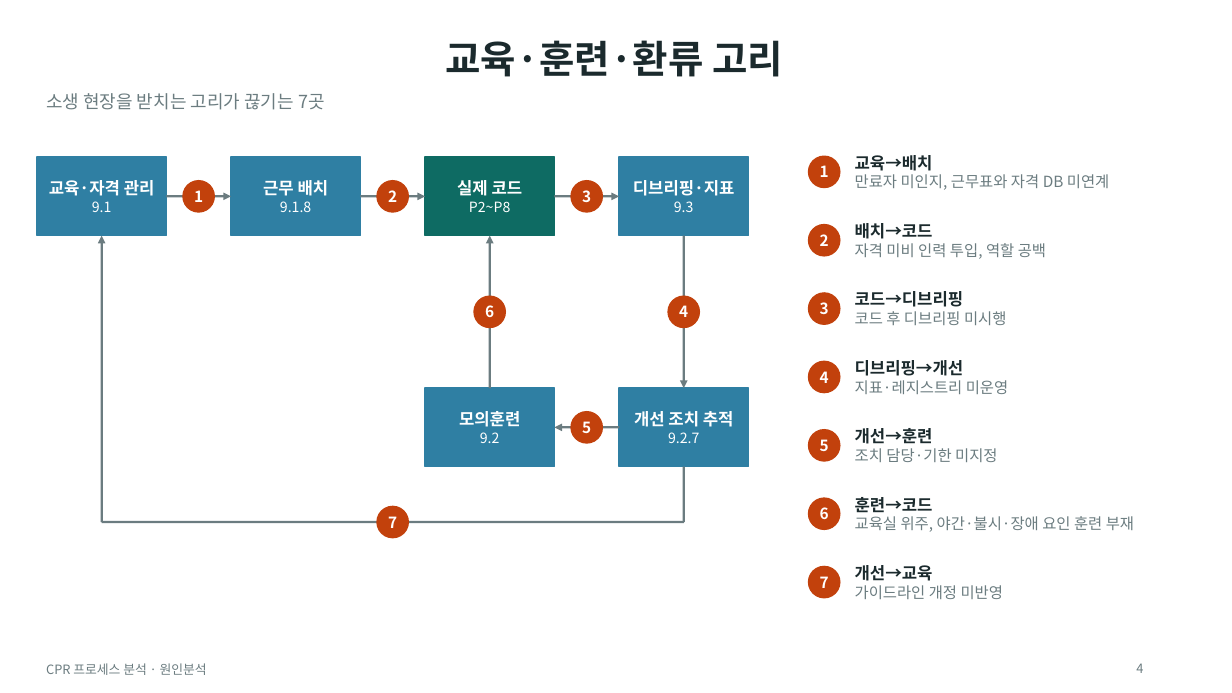
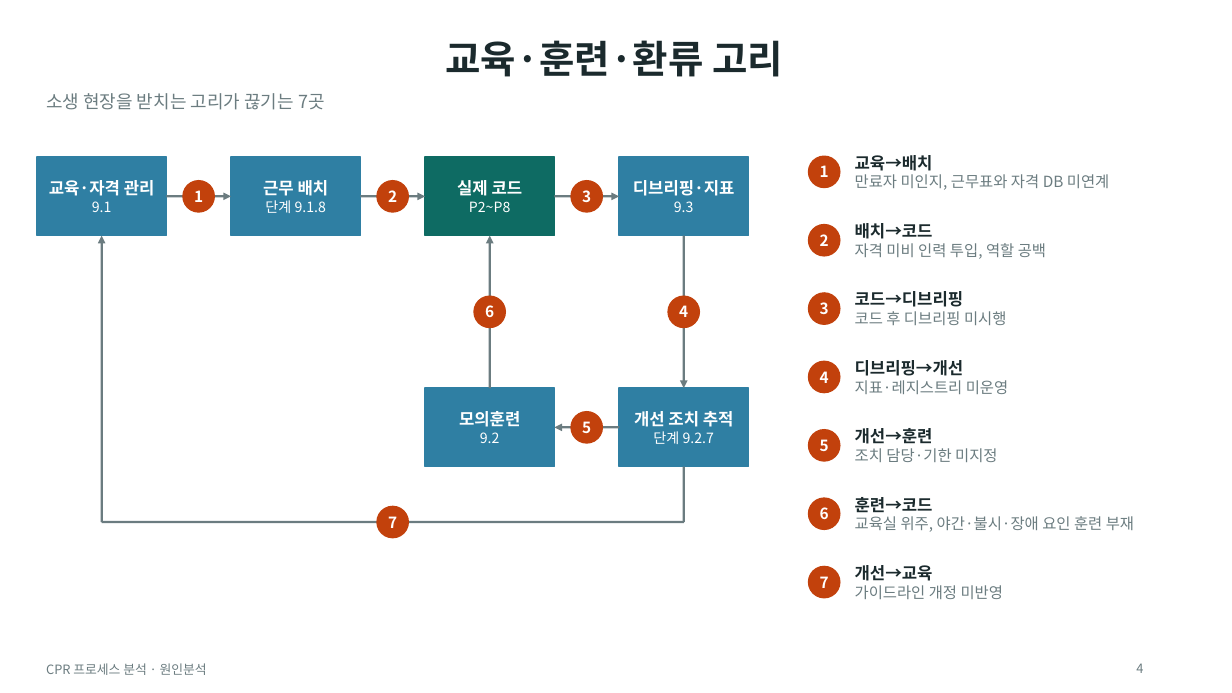
Before and after one commit to jeonionw/-, a slide deck: slide 4 of CPR_프로세스_원인분석.pptx. Drawn at 1232x693 pixels with LibreOffice and Linux fonts; fonts in the diff are those of the drawing. Boxes give left, top, right and bottom in pixels: in the first picture for what was removed or moved away, otherwise in the second. Text is boxed around its words. In the diff, an @@ line names an element or a change of style, - is before the commit and + after.

```diff
--- a/CPR_프로세스_원인분석.pptx
+++ b/CPR_프로세스_원인분석.pptx
@@ text at [265,200,326,213]: text changed @@
-9.1.8
+단계 9.1.8
@@ text at [653,431,714,444]: text changed @@
-9.2.7
+단계 9.2.7
```
Also in this commit, not shown: 1 other slide changed.
